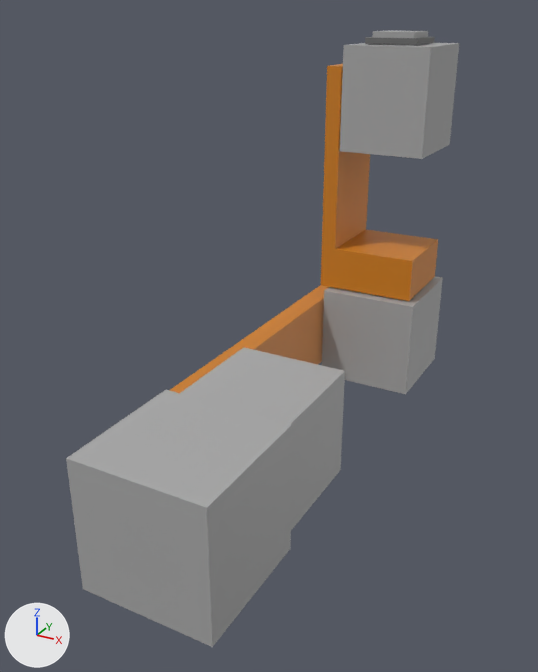
Renders of the COLLADA model examples/robotArm.dae from each side of a commit.
Before and after are seen from a camera (50 mm lens) standing at (0.258, -0.296, 0.319) and looking at (-0.039, 0.244, 0.049). Lighting does not change. The marker at lower left points along +X, +Y and +Z. Where no turn or scale is listed for an object, it has been applied to the vertices.

The scene before the commit, as lines of its bpy script (objects in view):
```python
ob_arm_0_link = bpy.data.objects.new('Arm_0_Link', me_powerball_lwa_4_defaultmaterialglass1)
ob_arm_0_link.location = (0.0, 0.0, 0.0)
ob_arm_1_link = bpy.data.objects.new('Arm_1_Link', me_j1_default)
ob_arm_1_link.location = (0.0, 0.16, 0.0)
ob_arm_2_link = bpy.data.objects.new('Arm_2_Link', me_j2_defaultmaterialglass1)
ob_arm_2_link.location = (-0.048, 0.159, -0.001)
ob_arm_3_link = bpy.data.objects.new('Arm_3_Link', me_j3_defaultmaterialglass1)
ob_arm_3_link.location = (-0.059, 0.43, 0.0)
ob_arm_4_link = bpy.data.objects.new('Arm_4_Link', me_j4_default)
ob_arm_4_link.location = (0.0, 0.431, 0.049)
ob_arm_5_link = bpy.data.objects.new('Arm_5_Link', me_j5_default)
ob_arm_5_link.location = (-0.052, 0.43, 0.236)
ob_arm_6_link = bpy.data.objects.new('Arm_6_Link', me_j6_default)
ob_arm_6_link.location = (0.0, 0.43, 0.267)
```
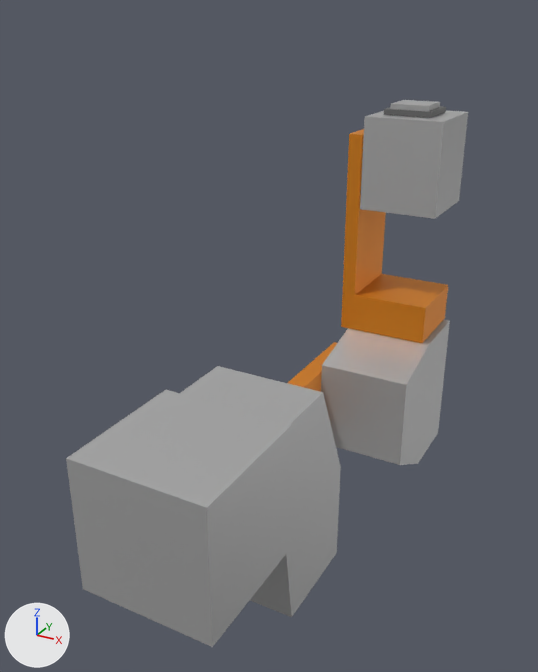
Where the change shows, as pixel boxes (x1, y1, x2, y2) in the pictures (538 x 672 px):
'Arm_3_Link', reshaped, moved (7% wider, 24% taller)
    before: (322, 276, 443, 394)
    after: (321, 319, 450, 465)
'Arm_5_Link', moved
    before: (340, 43, 459, 159)
    after: (360, 110, 468, 219)
'Arm_1_Link', reshaped (38% taller)
    before: (181, 348, 345, 530)
    after: (181, 366, 341, 617)
'Arm_4_Link', moved
    before: (321, 64, 438, 301)
    after: (341, 129, 448, 343)
'Arm_2_Link', moved
    before: (170, 285, 328, 393)
    after: (288, 342, 337, 392)
'Arm_6_Link', moved
    before: (365, 30, 435, 45)
    after: (384, 100, 446, 118)
part 2 of me_j3_defaultmaterialglass1, built on
    before: (324, 276, 443, 393)
    after: (322, 319, 450, 465)

Edits to the bpy script that builds the scene:
```text
Change me_j1_default:
    used by ob_arm_1_link; location = (0.0, 0.16, 0.0)
    remove me_j1_default.from_pydata(...)  # 8 vertices, 12 faces; spans x -0.0481..0.0481, y -0.0488..0.0551, z -0.0481..0.0481
    add me_j1_default.from_pydata(...)  # 12 vertices, 20 faces; spans x -0.0481..0.0481, y -0.0488..0.0551, z -0.138..0.0481
    me_j1_default part 1
    6 vertices are removed from x -0.0481..0.0481, y -0.0488..0.0551, z -0.0481..0.0481
    12 faces are deleted
    5 vertices are added at (-0.0481, -0.0353, -0.138), (-0.0481, 0.0551, -0.138), (-0.0481, 0.0126, 0.0481), (-0.0481, 0.0551, -0.045), (-0.0481, -0.0488, -0.0479)
    5 new vertices lie (0.0962, 0.0, 0.0) away from vertices in x -0.0481, y -0.0488..0.0551, z -0.138..0.0481
    20 new faces join them
Change me_j3_defaultmaterialglass1:
    used by ob_arm_3_link; location = (-0.059, 0.43, 0.0)
    remove me_j3_defaultmaterialglass1.from_pydata(...)  # 8 vertices, 12 faces; spans x 0.0121..0.1091, y -0.0515..0.0485, z -0.0502..0.0481
    add me_j3_defaultmaterialglass1.from_pydata(...)  # 12 vertices, 20 faces; spans x 0.0121..0.1091, y -0.0515..0.0994, z -0.0892..0.0659
    me_j3_defaultmaterialglass1 part 2
    3 vertices are removed from x 0.0121..0.1091, y 0.0485, z -0.0502..0.0481
    9 faces are deleted
    1 vertex moves from x 0.1091, y 0.0485, z 0.0481 to x 0.1091, y 0.0188, z 0.0659
    7 vertices are added at x 0.0121..0.1091, y 0.0188..0.0994, z -0.0892..0.0659
    17 new faces join them
Change ob_arm_2_link:
    ob_arm_2_link.location: (-0.048, 0.159, -0.001) -> (-0.048, 0.159, -0.088)
Change ob_arm_3_link:
    ob_arm_3_link.location: (-0.059, 0.43, 0.0) -> (-0.059, 0.43, -0.087)
Change ob_arm_4_link:
    ob_arm_4_link.location: (0.0, 0.431, 0.049) -> (0.0, 0.491, -0.022)
Change ob_arm_5_link:
    ob_arm_5_link.location: (-0.052, 0.43, 0.236) -> (-0.052, 0.491, 0.166)
Change ob_arm_6_link:
    ob_arm_6_link.location: (0.0, 0.43, 0.267) -> (0.0, 0.49, 0.197)
```
